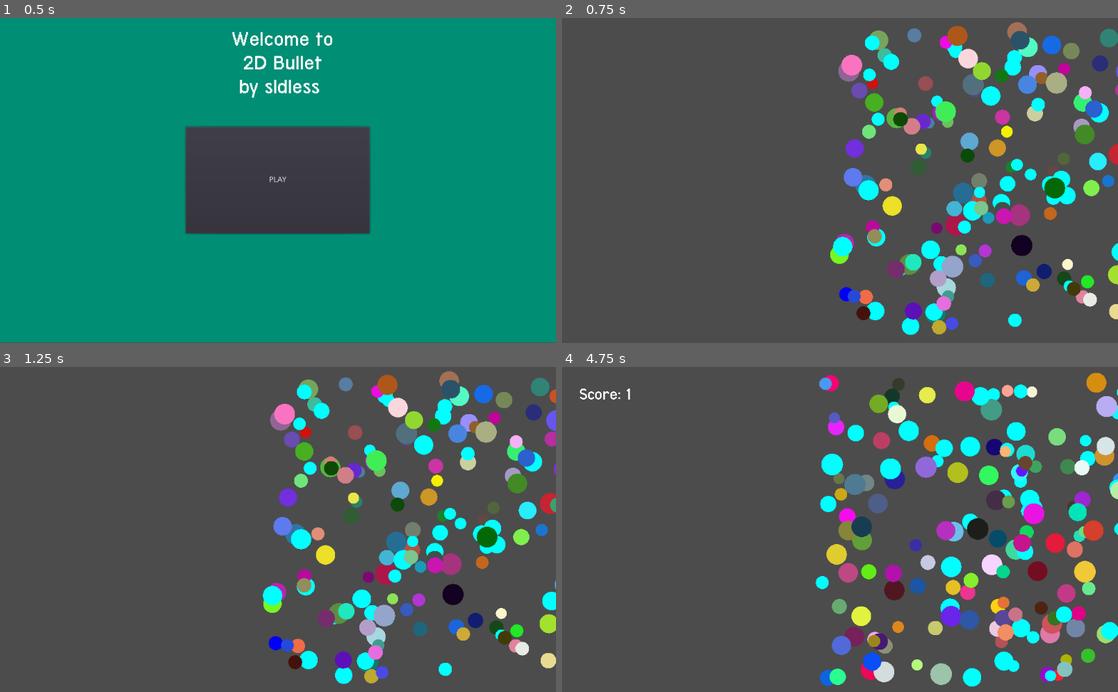
Above: before the commit, frames 1-4 (two rows, left to right).
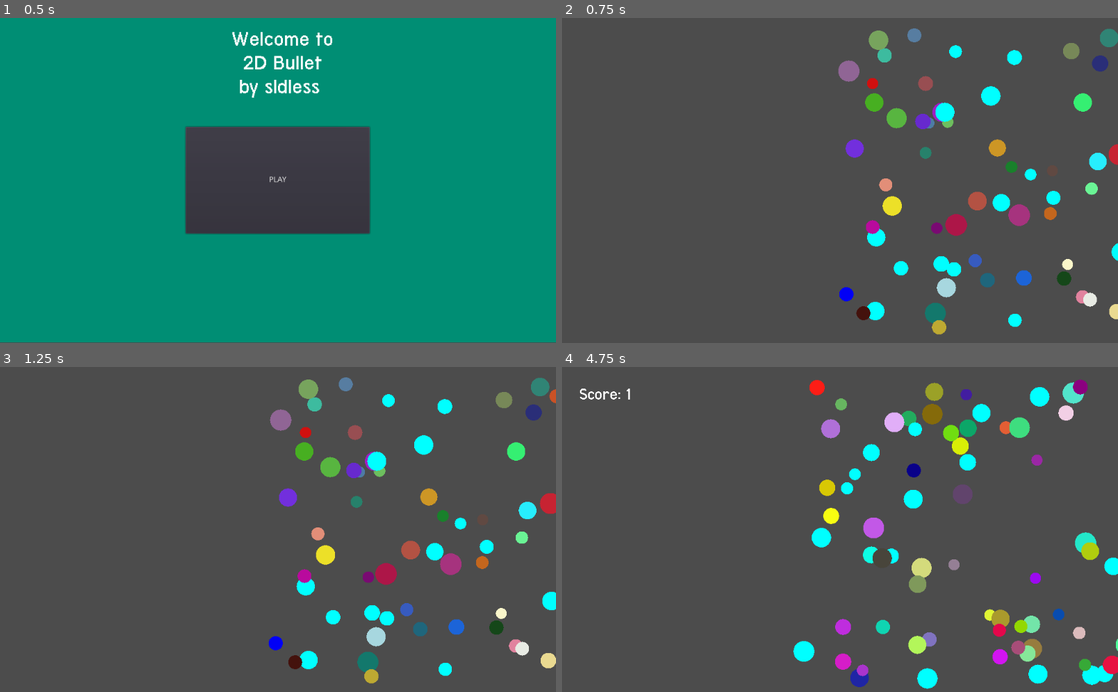
Above: after the commit, the same moments.

Repository: sldless/2DBullet
Game: Godot game, scene res://scripts/Menu/Menu.tscn
The game is run twice, just before and just after one commit, with the same random seed, the same clock (stepped at 60 frames per second) and the same inputs.
Inputs (mouse positions are in pixels of both pictures, inside the frame that each line leads up to):
- Up to frame 1 (0.5 s): no input
- Up to frame 2 (0.75 s): click "PLAY" at 0.5 s
- Up to frame 3 (1.25 s): no input
- Up to frame 4 (4.75 s): move the mouse to (951, 399) at 1.27 s; click (951, 399) at 1.35 s; move the mouse to (878, 448) at 2.02 s; click (878, 448) at 2.1 s; move the mouse to (1006, 640) at 2.77 s; click (1006, 640) at 2.85 s; move the mouse to (1073, 653) at 3.52 s; click (1073, 653) at 3.6 s; move the mouse to (912, 562) at 4.27 s; click (912, 562) at 4.35 s

Frame 1 is identical in both runs. In frame 2, 9.5% of the frame differs, in the area x 48-100%, y 1-98%; in frame 3, 9.8%; in frame 4, 22%, in the area x 41-100%, y 1-100%.

Commit message:
Changed the number of the spawn amount

Diff:
--- a/scripts/main.gd
+++ b/scripts/main.gd
@@ -7,7 +7,7 @@
 
 func _ready():
 	var enssc = preload('res://scripts/enemy.tscn')
-	for i in 200:
+	for i in 80:
 		randomize()
 		var ensc = enssc.instance()
 		ensc.set_name("Circle_"+ str(i))
